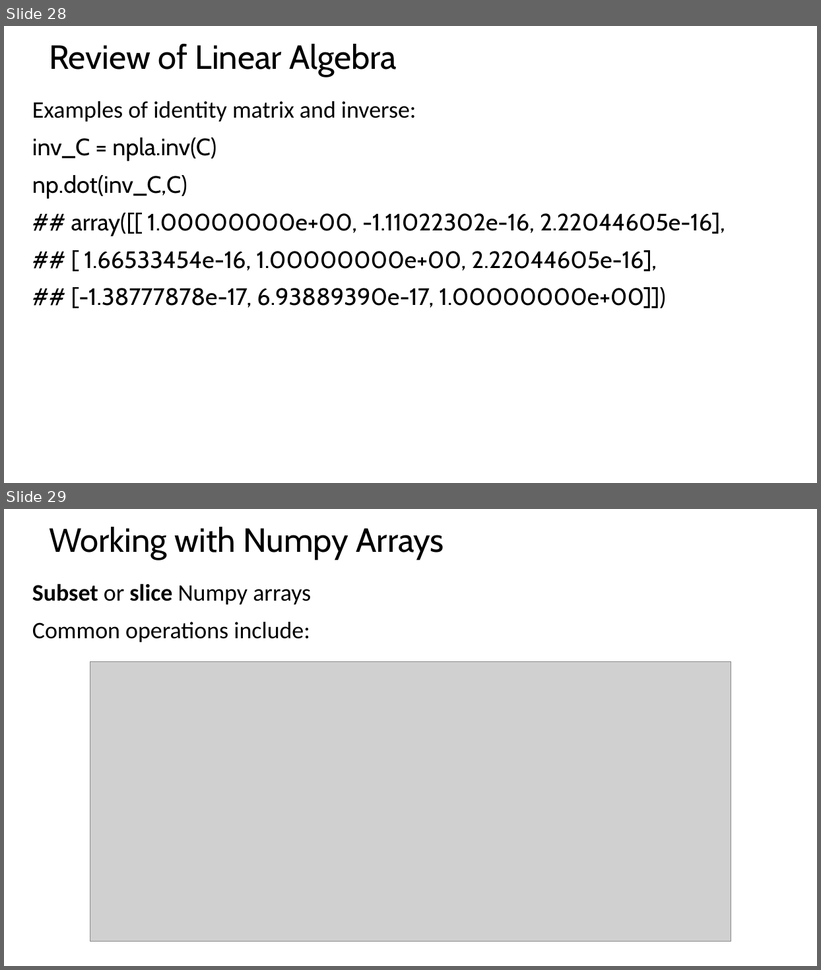
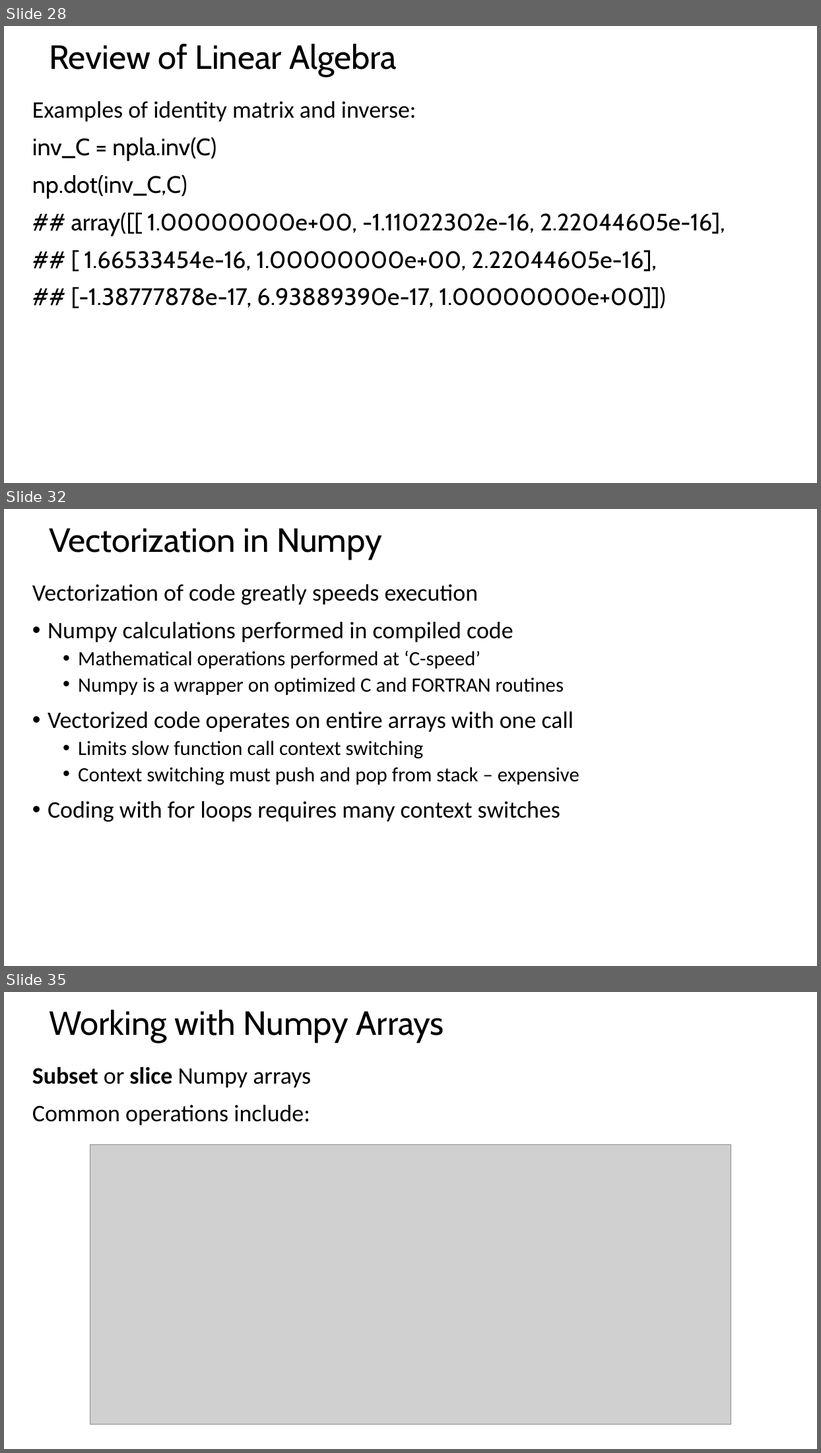
Before and after one commit to StephenElston/CSCI-E-108, a slide deck: SupplementaryMaterials/ReviewOfLinearAlgebra.pptx. Shown one above the other, each under a label of ours: slides 28 and 29 before the commit, slides 28, 32 and 35 after it; the slides between them are not shown. The pictures are 821x970 and 821x1453 pixels, drawn with LibreOffice and Linux fonts; fonts in the diff are those of the drawing; grey boxes stand for pictures. Boxes give left, top, right and bottom in pixels: in the first picture for what was removed or moved away, otherwise in the second. Text is boxed around its words. In the diff, an @@ line names an element or a change of style, - is before the commit and + after.

```diff
--- a/SupplementaryMaterials/ReviewOfLinearAlgebra.pptx
+++ b/SupplementaryMaterials/ReviewOfLinearAlgebra.pptx
@@ slide 32 added at bbox=[4, 509, 817, 966], background #FFFFFF @@
@@ title added at bbox=[49, 528, 382, 560], 39.6 pt, text #000000 @@
+Vectorization in Numpy
@@ text added at bbox=[32, 584, 580, 822], 24 pt, text #000000 @@
+Vectorization of code greatly speeds execution
+• Numpy calculations performed in compiled code
+  • Mathematical operations performed at ‘C-speed’
+  • Numpy is a wrapper on optimized C and FORTRAN routines
+• Vectorized code operates on entire arrays with one call
+  • Limits slow function call context switching
+  • Context switching must push and pop from stack – expensive
+• Coding with for loops requires many context switches
@@ what was slide 29 is now slide 35 @@
```
Also in this commit, not shown: 1 slide changed, 5 other slides added.
